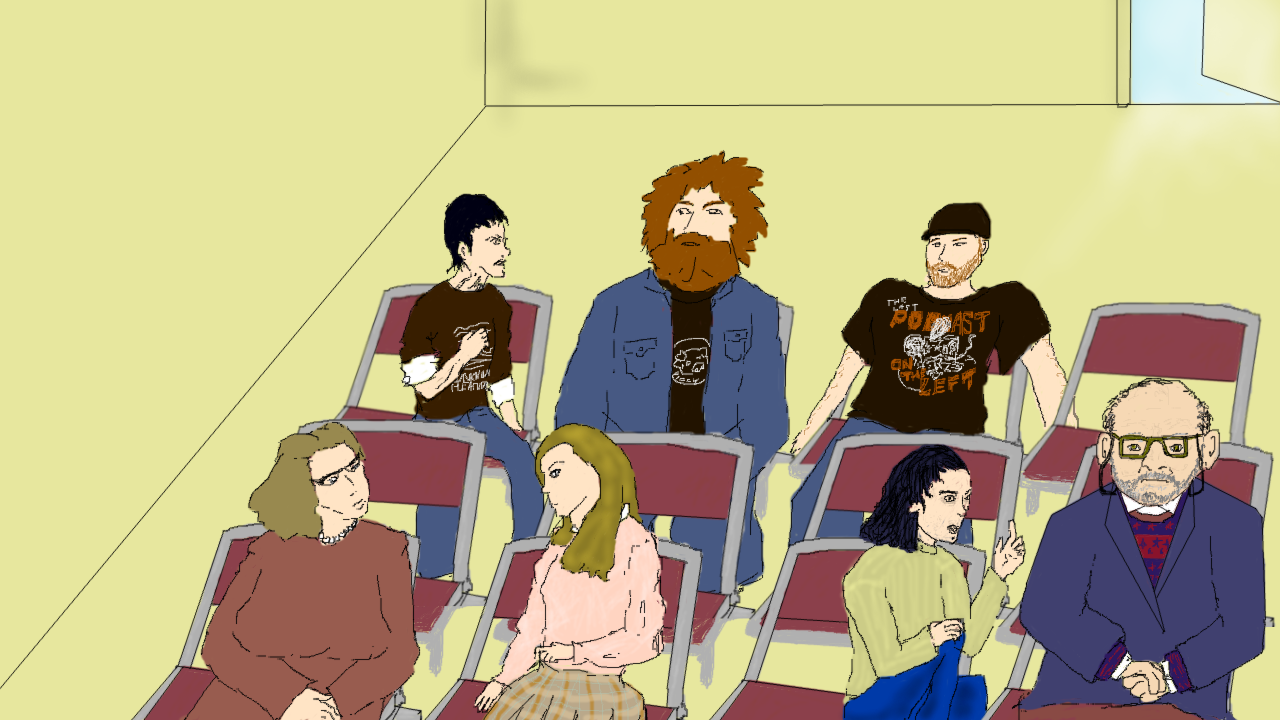
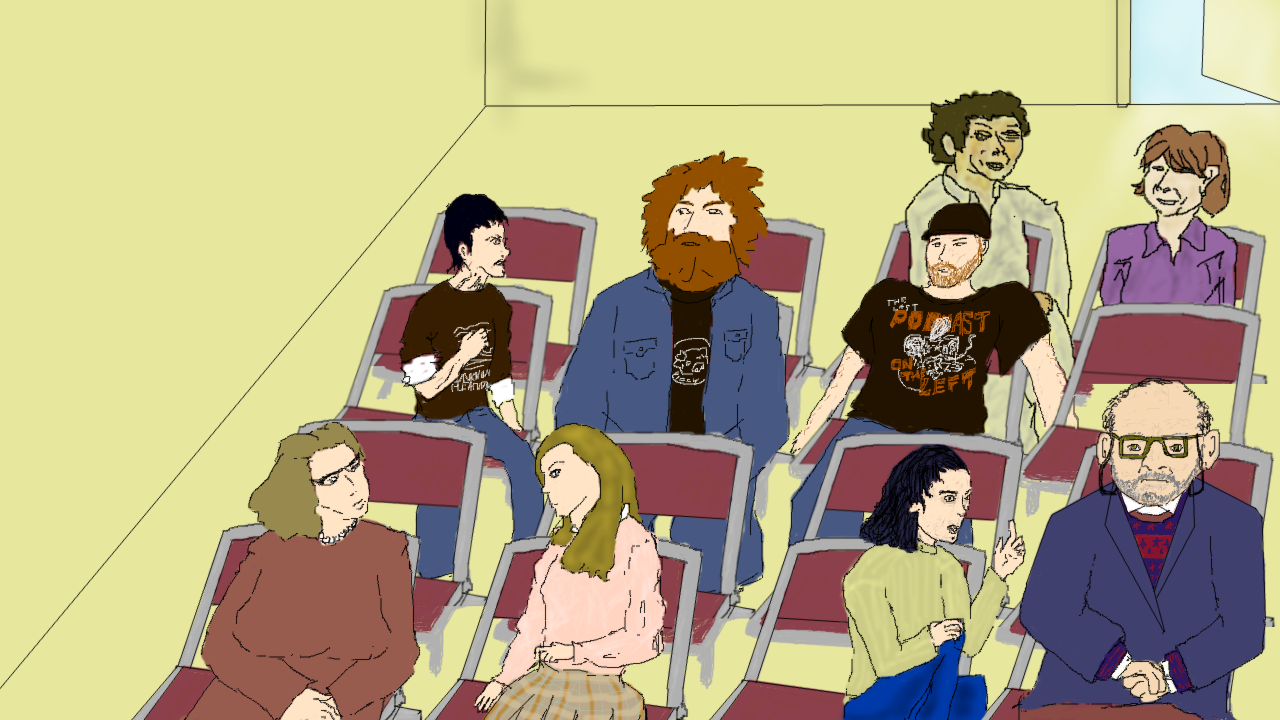
The second (1280, 720) image is a revision of the first. Changes to its layers:
added layer "dan curtis lines" above "dan curtis colors" over [904, 89, 1089, 482]
added layer "dan curtis colors" above "martha coolidge lines" over [907, 89, 1079, 455]
added layer "martha coolidge lines" above "martha coolidge colors" over [1098, 124, 1239, 316]
added layer "martha coolidge colors" above "row 4 seats" over [1100, 124, 1239, 315]
added layer "row 4 seats" above "room lines" over [369, 205, 1269, 432]
